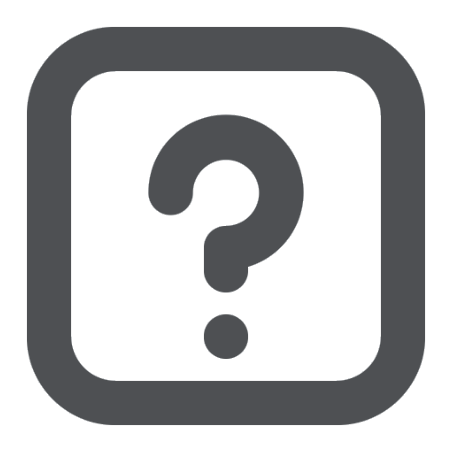
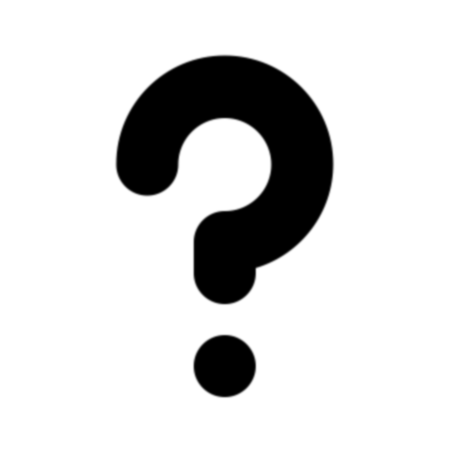
The second 452 × 452 image is a revision of the first. Changes to its layers:
removed layer "help_icon.png copy" (was 50%) over (x1=26, y1=26, x2=426, y2=426)
renamed "help_icon.png" to "help_icon_original.png", painted on it over (x1=26, y1=26, x2=426, y2=426)
